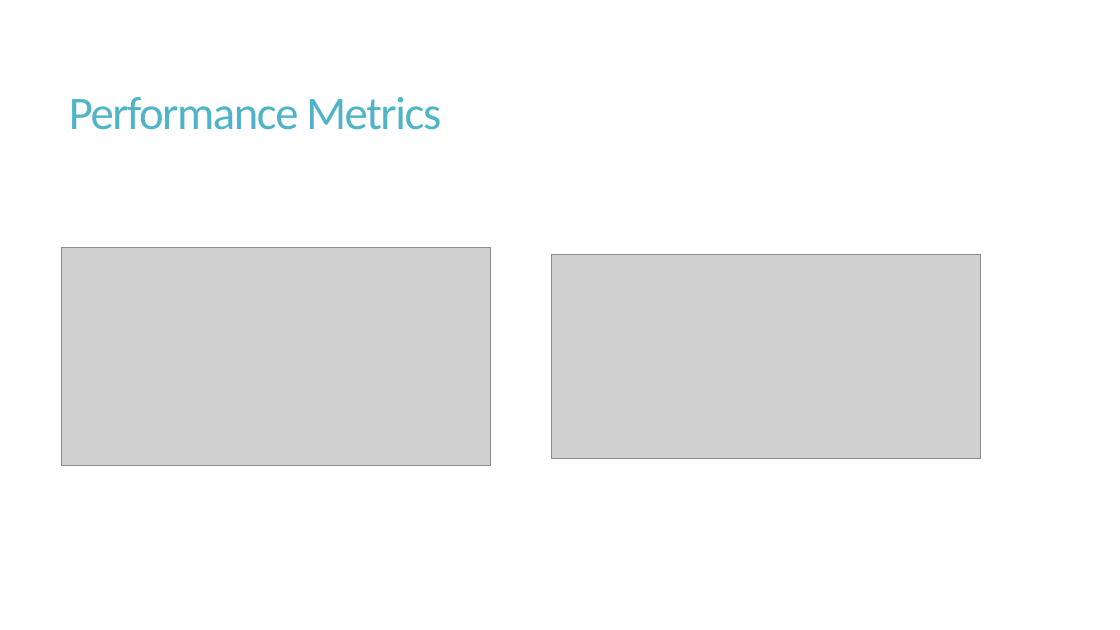
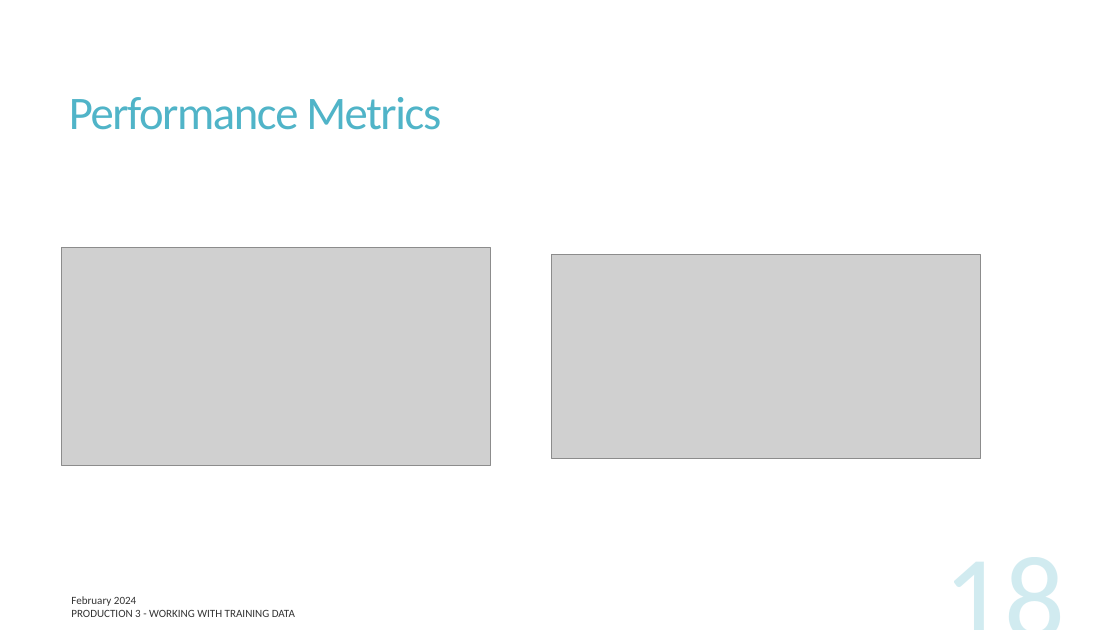
Before and after one commit to UofT-DSI/production, a slide deck: slide 18 of lessons/part_3/production_3.pptx. Drawn at 1120x630 pixels with LibreOffice and Linux fonts; fonts in the diff are those of the drawing; grey boxes stand for pictures. Boxes give left, top, right and bottom in pixels: in the first picture for what was removed or moved away, otherwise in the second. Text is boxed around its words. In the diff, an @@ line names an element or a change of style, - is before the commit and + after.

```diff
--- a/lessons/part_3/production_3.pptx
+++ b/lessons/part_3/production_3.pptx
@@ page number added at (x1=805, y1=540, x2=1074, y2=630), 103 pt, text #50B4C8 at 25% opacity @@
+18
@@ text added at (x1=71, y1=596, x2=136, y2=606), 9.5 pt, text #000000 at 80% opacity @@
+February 2024
@@ text added at (x1=71, y1=610, x2=295, y2=617), 9.5 pt, text #000000 at 80% opacity @@
+PRODUCTION 3 - WORKING WITH TRAINING DATA
```
Also in this commit, not shown: 18 other slides changed, 4 slides added, 4 slides removed, 2 other files.
